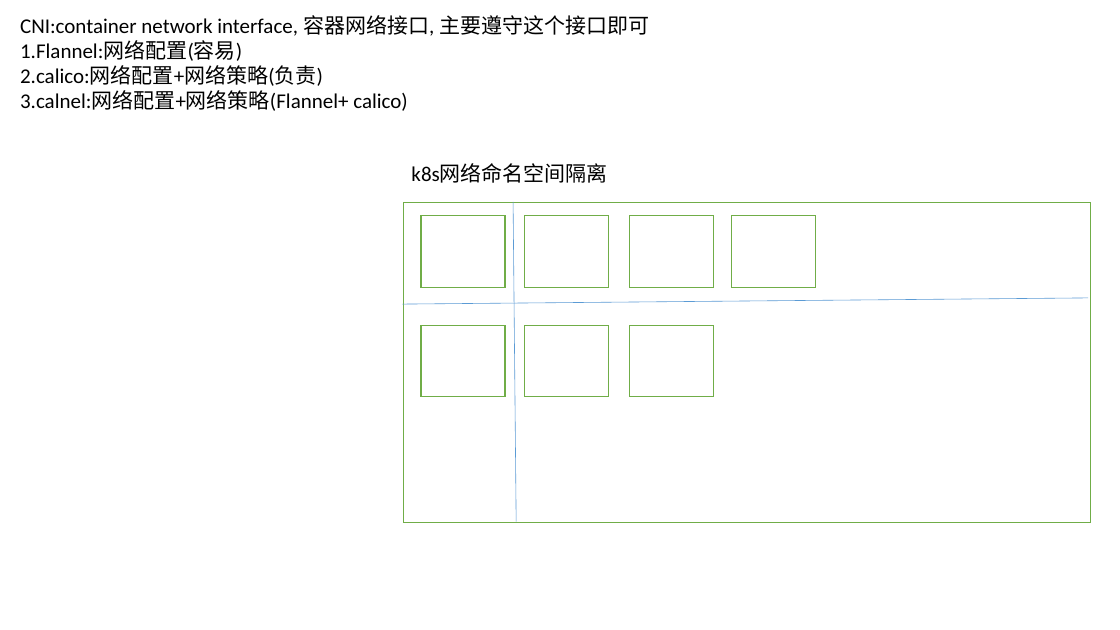
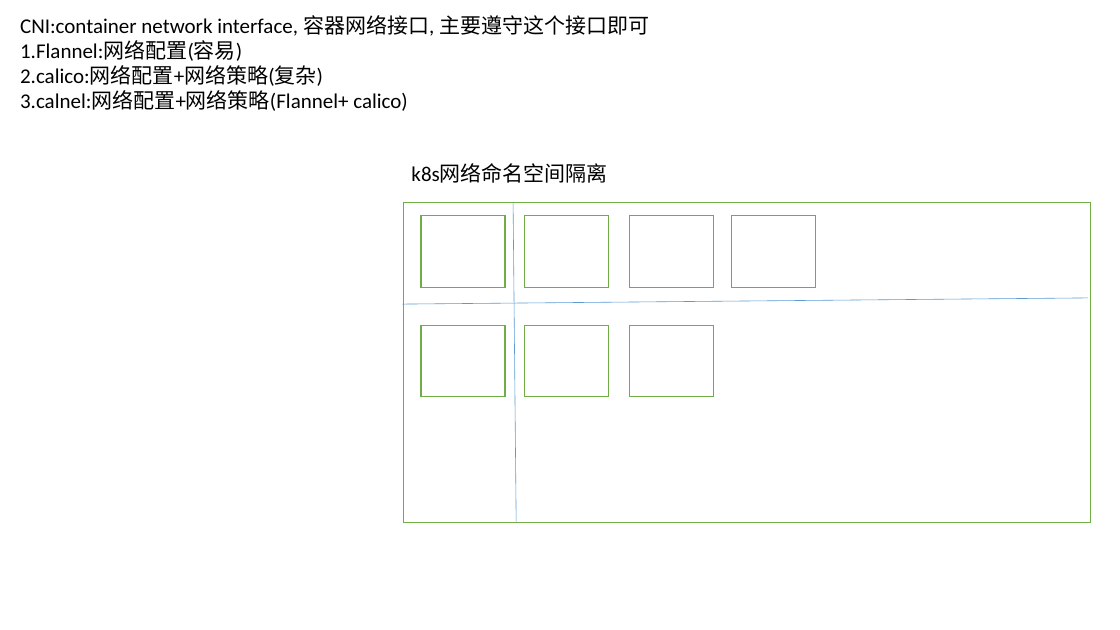
Before and after one commit to johnnylei/reource, a slide deck: slide 39 of k8s/kubernetes.pptx (slide 37 before the commit). Drawn at 1120x630 pixels with LibreOffice and Linux fonts; fonts in the diff are those of the drawing. Boxes give left, top, right and bottom in pixels: in the first picture for what was removed or moved away, otherwise in the second. Text is boxed around its words. In the diff, an @@ line names an element or a change of style, - is before the commit and + after.

```diff
--- a/k8s/kubernetes.pptx
+++ b/k8s/kubernetes.pptx
@@ text at [20, 66, 323, 86]: text changed @@
-2.calico:网络配置+网络策略(负责)
+2.calico:网络配置+网络策略(复杂)
```
Also in this commit, not shown: 8 other slides changed, 48 slides added.
